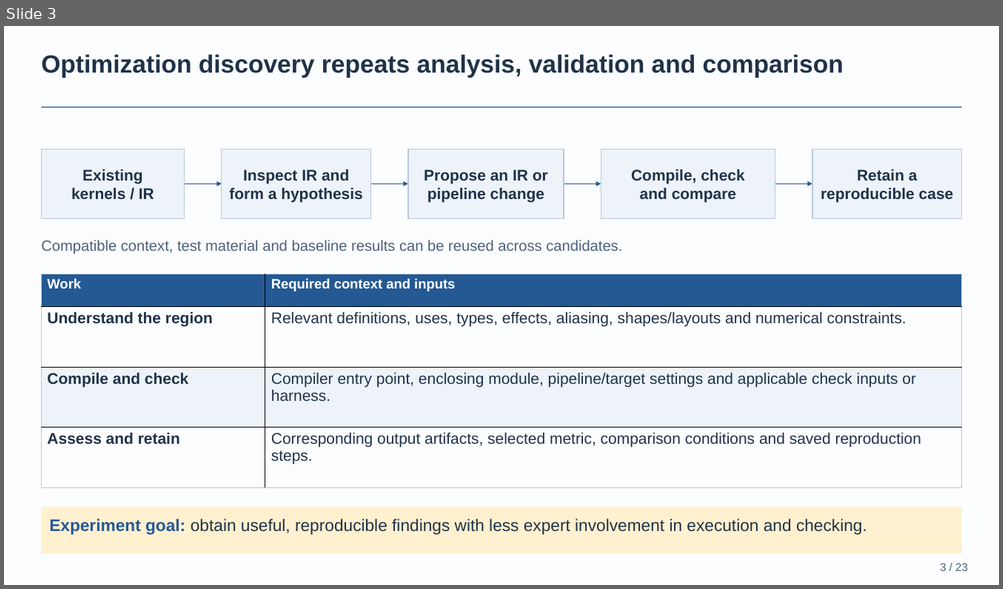
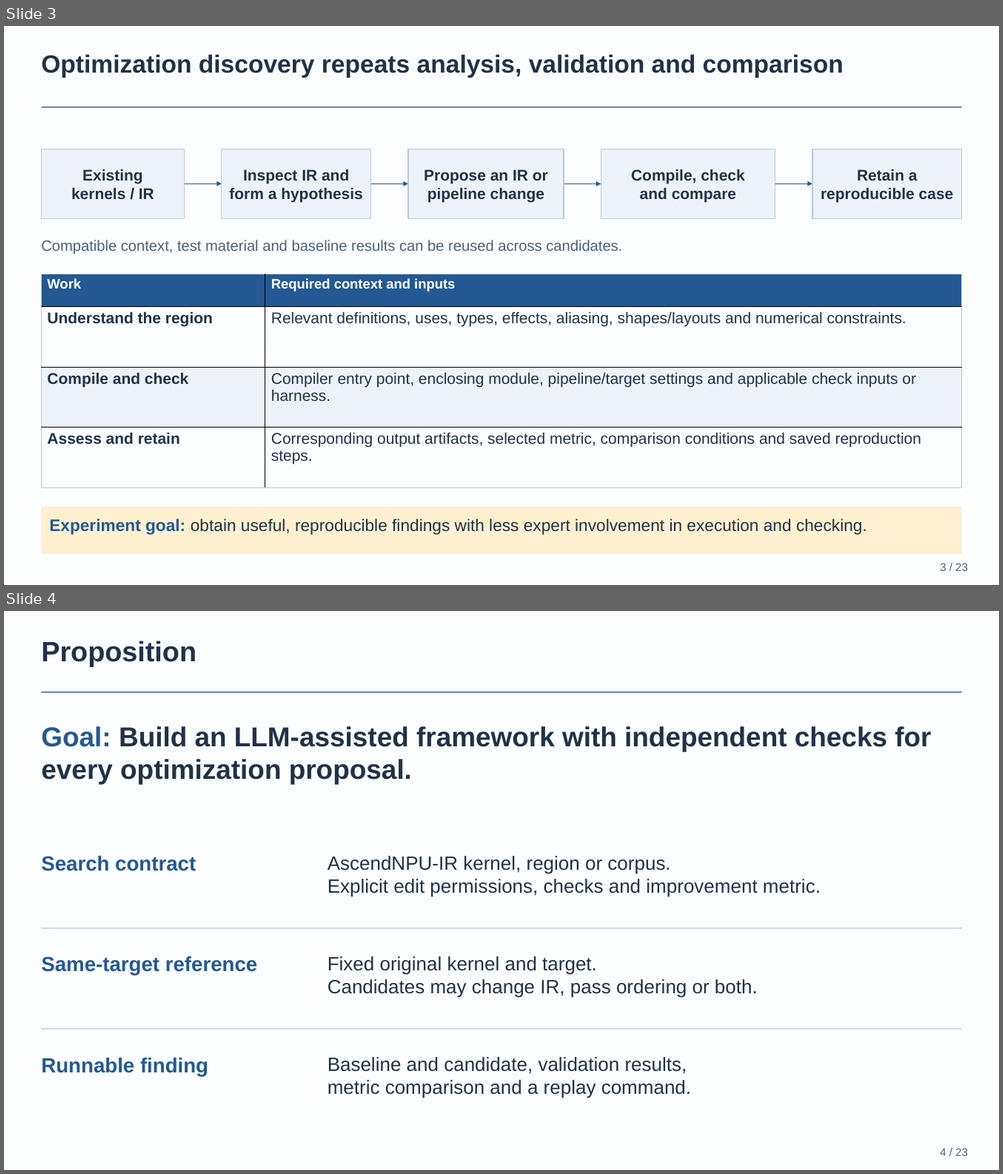
Before and after one commit to BonZirka/ascend-npu-optimization-research, a slide deck: output/ascend-optimization-pitch/ascend-optimization-technical.pptx. Shown one above the other, each under a label of ours: slide 3 before the commit, slides 3 and 4 after it. The pictures are 1003x589 and 1003x1174 pixels, drawn with LibreOffice and Linux fonts; fonts in the diff are those of the drawing. Boxes give left, top, right and bottom in pixels: in the first picture for what was removed or moved away, otherwise in the second. Text is boxed around its words. In the diff, an @@ line names an element or a change of style, - is before the commit and + after.

Commit message:
Make slide four a proposition rather than a repeated workflow

```diff
--- a/output/ascend-optimization-pitch/ascend-optimization-technical.pptx
+++ b/output/ascend-optimization-pitch/ascend-optimization-technical.pptx
@@ slide 4 added at <box>4,611,999,1170</box>, background #FCFDFF @@
@@ text added at <box>41,641,196,667</box>, 33.8 pt, text #203248, bold @@
+Proposition
@@ rectangle added at <box>41,692,961,692</box>, fill #245994 @@
@@ text added at <box>41,726,930,784</box>, 33 pt, text #203248, bold @@
+Goal: Build an LLM-assisted framework with independent checks for every optimization proposal.
@@ text added at <box>41,856,196,871</box>, 24.8 pt, text #245994, bold @@
+Search contract
@@ text added at <box>327,856,820,897</box>, 23.2 pt, text #203248 @@
+AscendNPU-IR kernel, region or corpus.
+Explicit edit permissions, checks and improvement metric.
@@ rectangle added at <box>41,928,961,928</box>, fill #B8C8D9 @@
@@ text added at <box>41,957,257,976</box>, 24.8 pt, text #245994, bold @@
+Same-target reference
@@ text added at <box>327,957,757,998</box>, 23.2 pt, text #203248 @@
+Fixed original kernel and target.
+Candidates may change IR, pass ordering or both.
@@ rectangle added at <box>41,1028,961,1029</box>, fill #B8C8D9 @@
@@ text added at <box>41,1058,208,1076</box>, 24.8 pt, text #245994, bold @@
+Runnable finding
@@ text added at <box>327,1057,691,1099</box>, 23.2 pt, text #203248 @@
+Baseline and candidate, validation results,
+metric comparison and a replay command.
@@ text added at <box>939,1148,967,1156</box>, 13.5 pt, text #4B6178 @@
+4 / 23
```
Also in this commit, not shown: 1 slide removed, 4 other files.
